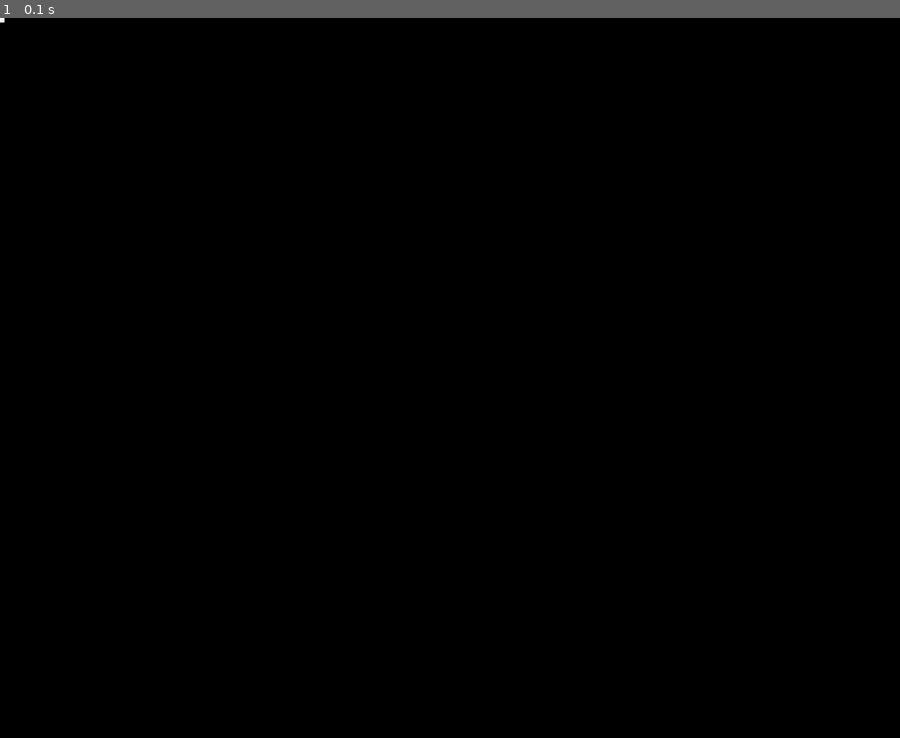
Above: before the commit, frame 1.
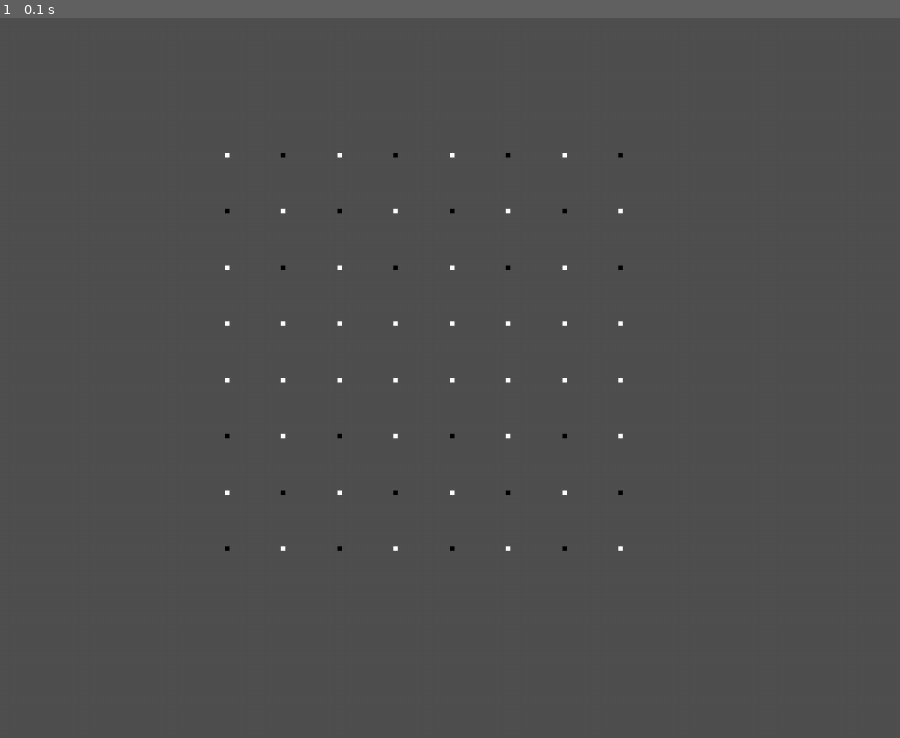
Above: after the commit, the same moment.

Repository: SrLeal42/Damas-Pygame
Game: pygame game, started from Main/Main.py
The game is run twice, just before and just after one commit, with the same random seed, the same clock (stepped at 60 frames per second) and the same inputs.
Inputs:
- Up to frame 1 (0.1 s): no input

The runs differ from the first frame. In frame 1, 100% of the frame differs, in the area x 0-100%, y 0-100%.

Commit message:
ADD: Classe Game e pecas ao tabuleiro

Diff:
--- /dev/null
+++ b/Main/Classes/Game.py
@@ -0,0 +1,32 @@
+import pygame as PG
+from Config import LARGURA, ALTURA, NUM_PECAS
+from Classes.Pecas import Peca
+from Classes.Tabuleiro import Tabuleiro
+
+class Game:
+
+    tabuleiro = None
+    PecasBrancas = None
+    PecasPretas = None
+
+    def __init__(self):
+
+        # PEÇAS BRANCAS
+        PB = self.CreatePecas(0)
+        PP = self.CreatePecas(1)
+
+        self.tabuleiro = Tabuleiro()
+
+        self.tabuleiro.AdicionaPecasAoTabuleiro(PB, 1)
+        self.tabuleiro.AdicionaPecasAoTabuleiro(PP, 0)
+
+
+
+    def CreatePecas(self, cor:int):
+
+        P = []
+        for _ in range(NUM_PECAS):
+            p = Peca(cor,0,0)
+            P.append(p)
+
+        return P
--- a/Main/Classes/Tabuleiro.py
+++ b/Main/Classes/Tabuleiro.py
@@ -1,5 +1,6 @@
 import pygame as PG
-from Config import LARGURA,WHITE
+from Classes.Pecas import Peca
+from Config import LARGURA,ALTURA,WHITE,BLACK,NUM_PECAS
 
 
 class Tabuleiro:
@@ -19,5 +20,38 @@
             self.tabuleiro.append(coluna)
 
 
+    def AdicionaPecasAoTabuleiro(self,Pecas, cor:int):
+        indexPecas = 0
+        indexlinhas = 0
+        pularLinhas = 5 if cor == 1 else 0 # Dependendo da cor da peca pular um numero de linhas
+
+        for i in range(self.tamanho):
+            if i < pularLinhas:
+                continue
+            else:
+                indexlinhas += 1
+
+            if indexlinhas > 3:
+                break
+
+            for j in range(self.tamanho):
+                if j%2 == i%2:
+                    continue
+                self.tabuleiro[i][j] = Pecas[indexPecas]
+                indexPecas += 1
+
+
+
+
+
     def DesenhaTabuleiro(self, window):
-        PG.draw.rect(window,WHITE,(0,0,5,5))
+        x_OffSet = 250 # A distancia do primeiro quadrado até o centro da tela no eixo x
+        y_OffSet = 250
+        for i in range(self.tamanho):
+            for j in range(self.tamanho):
+
+                color = WHITE if self.tabuleiro[i][j] == None else BLACK
+
+                x = LARGURA/2 + (-x_OffSet + (x_OffSet/4 * j))
+                y = ALTURA/2 + (-y_OffSet + (y_OffSet/4 * i))
+                PG.draw.rect(window,color,(x,y,5,5))
--- a/Main/Config.py
+++ b/Main/Config.py
@@ -1,4 +1,6 @@
 LARGURA = 1000
 ALTURA = 800
+NUM_PECAS = 12
 BLACK = (0,0,0)
+GRAY = (80,80,80)
 WHITE = (255,255,255)
--- a/Main/Main.py
+++ b/Main/Main.py
@@ -1,7 +1,8 @@
 import pygame as PG
-from Config import LARGURA, ALTURA
+from Config import LARGURA, ALTURA,GRAY
 from Classes.Pecas import Peca
 from Classes.Tabuleiro import Tabuleiro
+from Classes.Game import Game
 
 
 PG.init()
@@ -12,13 +13,26 @@
 
 PG.display.set_caption("Damas")
 
-tabuleiro = Tabuleiro()
+current_game = None
+
+def CreateGame():
+    global current_game
+    current_game = Game()
+
 
 while(running):
     for evento in PG.event.get():
             if evento.type == PG.QUIT:
                 running = False
+                # for i in range(current_game.tabuleiro.tamanho):
+                #     for j in range(current_game.tabuleiro.tamanho):
+                #         print(current_game.tabuleiro.tabuleiro[i][j])
 
-    tabuleiro.DesenhaTabuleiro(window)
+    window.fill(GRAY)
+
+    if (current_game == None):
+         CreateGame()
+
+    current_game.tabuleiro.DesenhaTabuleiro(window)
 
     PG.display.flip()
